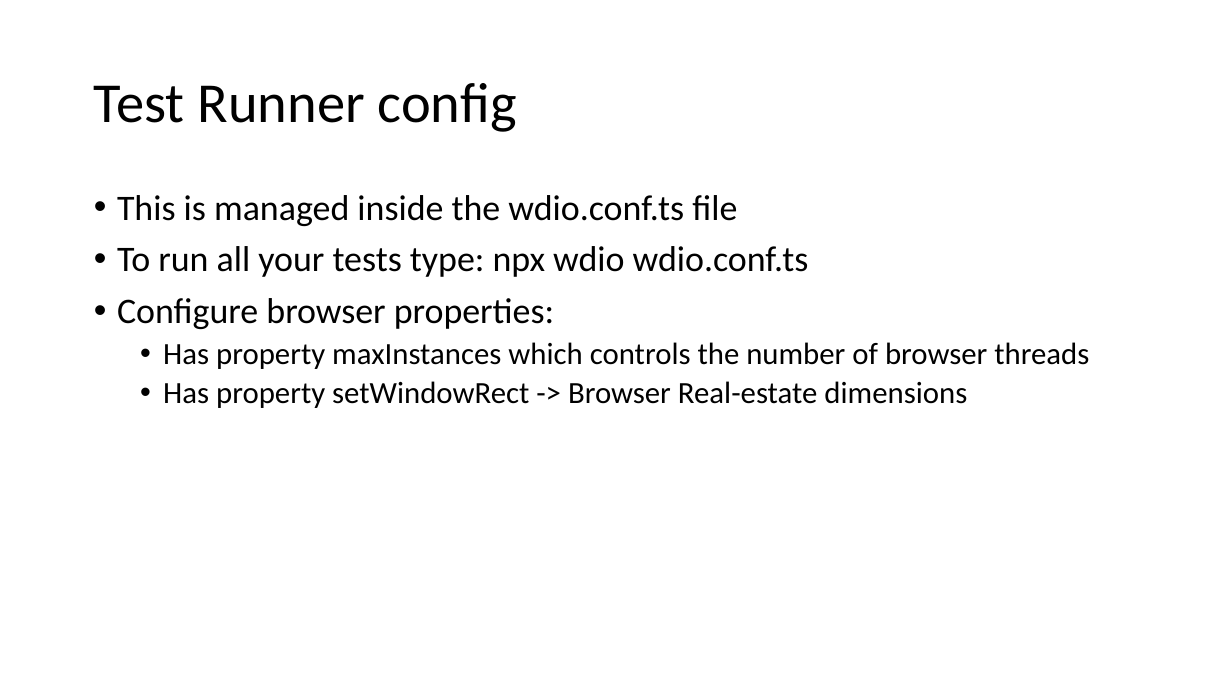
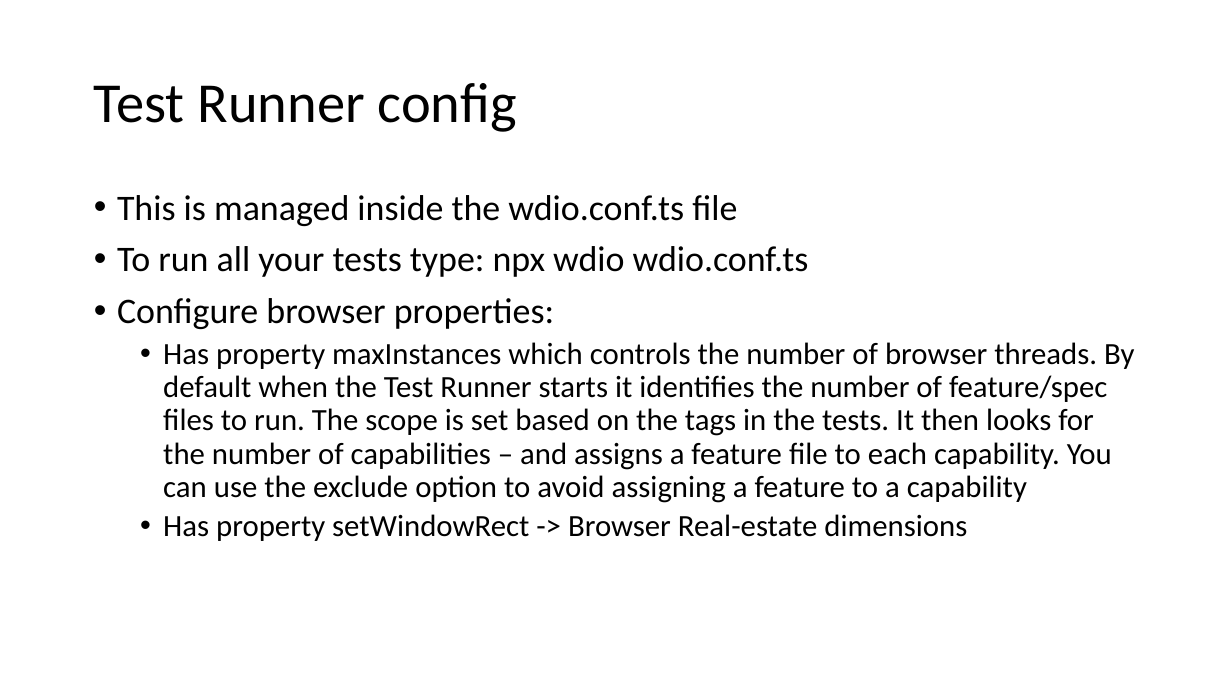
Before and after one commit to mraphael2101/webdriverio_typescript_cucumber, a slide deck: slide 12 of WDIO.pptx (slide 11 before the commit). Drawn at 1232x693 pixels with LibreOffice and Linux fonts; fonts in the diff are those of the drawing. Boxes give left, top, right and bottom in pixels: in the first picture for what was removed or moved away, otherwise in the second. Text is boxed around its words. In the diff, an @@ line names an element or a change of style, - is before the commit and + after.

```diff
--- a/WDIO.pptx
+++ b/WDIO.pptx
@@ text at bbox=[163, 342, 1134, 503]: text changed @@
-  • Has property maxInstances which controls the number of browser threads
+  • Has property maxInstances which controls the number of browser threads. By default when the Test Runner starts it identifies the number of feature/spec files to run. The scope is set based on the tags in the tests. It then looks for the number of capabilities – and assigns a feature file to each capability. You can use the exclude option to avoid assigning a feature to a capability
```
Also in this commit, not shown: 3 other slides changed, 1 slide added.
